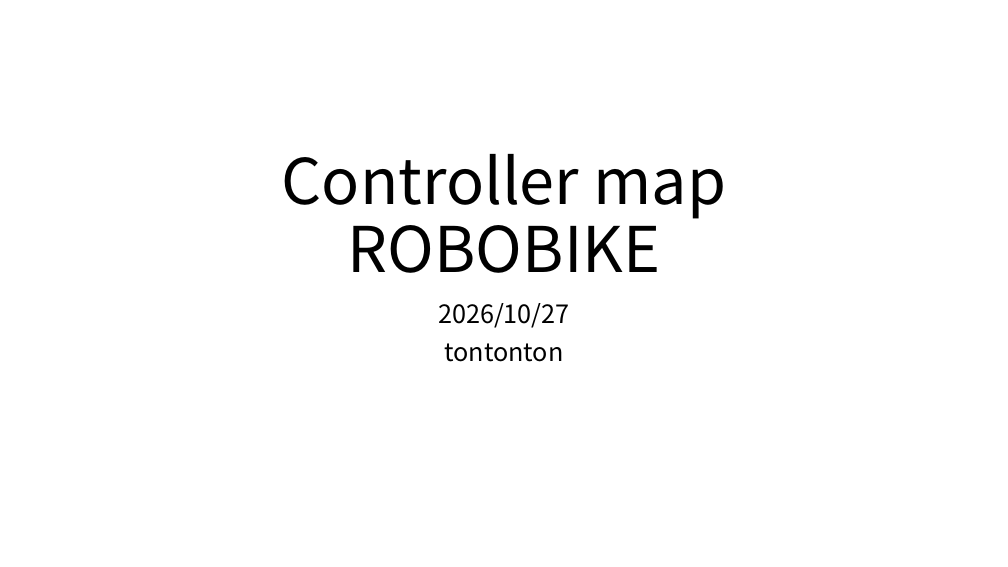
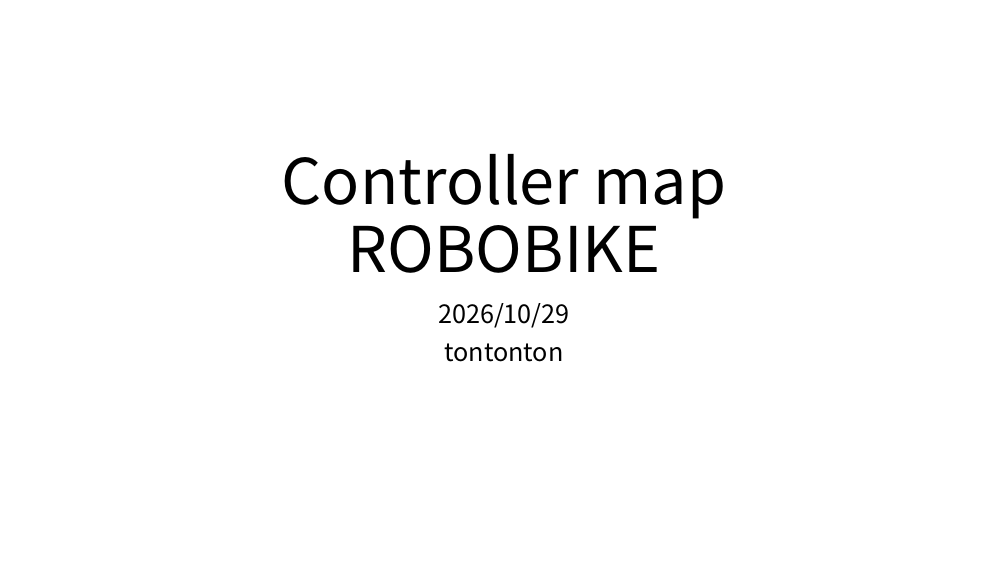
Before and after one commit to coolerking/robobike_bridge, a slide deck: slide 1 of assets/controller_map.pptx. Drawn at 1008x567 pixels with LibreOffice and Linux fonts; fonts in the diff are those of the drawing. Boxes give left, top, right and bottom in pixels: in the first picture for what was removed or moved away, otherwise in the second. Text is boxed around its words. In the diff, an @@ line names an element or a change of style, - is before the commit and + after.

```diff
--- a/assets/controller_map.pptx
+++ b/assets/controller_map.pptx
@@ subtitle at [438, 303, 570, 328]: text changed @@
-2026/10/27
+2026/10/29
```
Also in this commit, not shown: 2 slides added, 11 other files.
